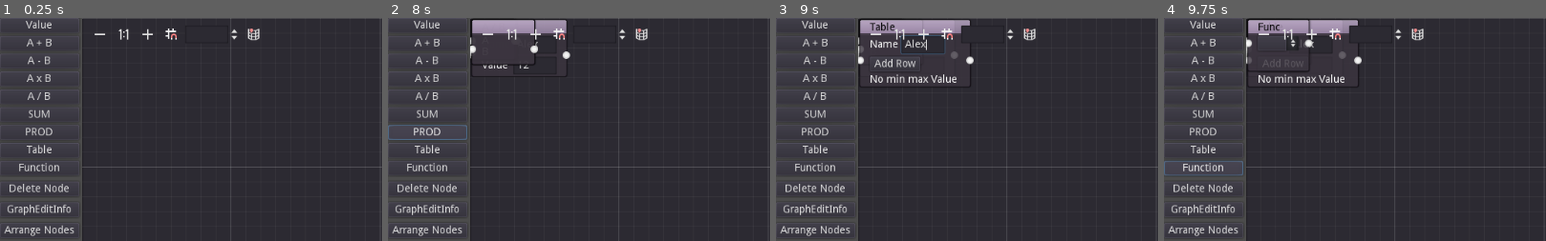
Above: before the commit, frames 1-4 (left to right).
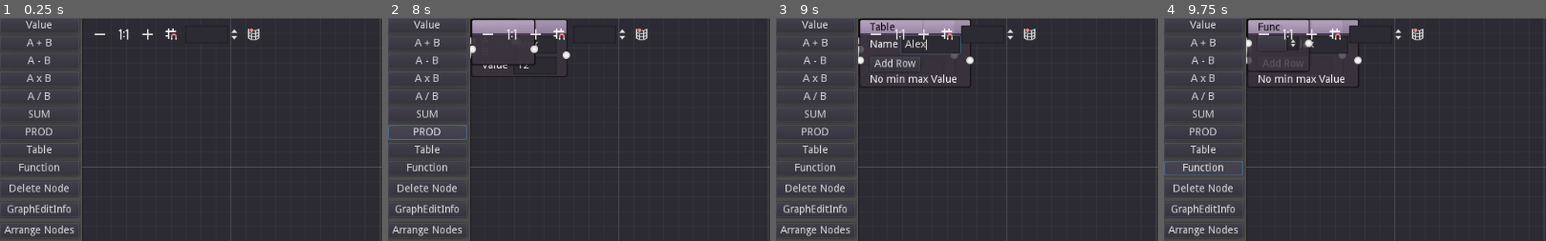
Above: after the commit, the same moments.

Repository: hrk4649/calc_node_editor
Game: Godot game, scene res://main.tscn
The game is run twice, just before and just after one commit, with the same random seed, the same clock (stepped at 60 frames per second) and the same inputs.
Inputs (mouse positions are % of the whole screen's width and height, from its top left):
- Up to frame 1 (0.25 s): no input
- Up to frame 2 (8 s): click "New Graph" at 0.5 s; click "New Graph" at 1.25 s; click "Value" at 2 s; click (19, 6) at 2.77 s; type "Alex" at 2.85 s; click (19, 11) at 3 s; type "12" at 3.08 s; click "A + B" at 3.5 s; click "A - B" at 4.25 s; click "A x B" at 5 s; click "A / B" at 5.75 s; click "SUM" at 6.5 s; click "PROD" at 7.25 s
- Up to frame 3 (9 s): click "Table" at 8 s; click (19, 6) at 8.77 s; type "Alex" at 8.85 s
- Up to frame 4 (9.75 s): click "Function" at 9.5 s
The pictures show only the part of the screen within x 0-50%, y 0-50%; the shares and areas given below are measured in that part.

Frames 1-2 are identical in both runs. In frame 3, less than 0.1% of the frame differs, in the area x 44-49%, y 7-17%; in frame 4, less than 0.1%.

Commit message:
Update table_node.tscn

Diff:
--- a/godot3/table_node.tscn
+++ b/godot3/table_node.tscn
@@ -32,8 +32,9 @@
 
 [node name="LineEditName" type="LineEdit" parent="VBoxContainer/HBoxContainer"]
 margin_left = 42.0
-margin_right = 100.0
+margin_right = 121.0
 margin_bottom = 24.0
+size_flags_horizontal = 3
 
 [node name="HBoxContainer2" type="HBoxContainer" parent="VBoxContainer"]
 margin_top = 28.0
